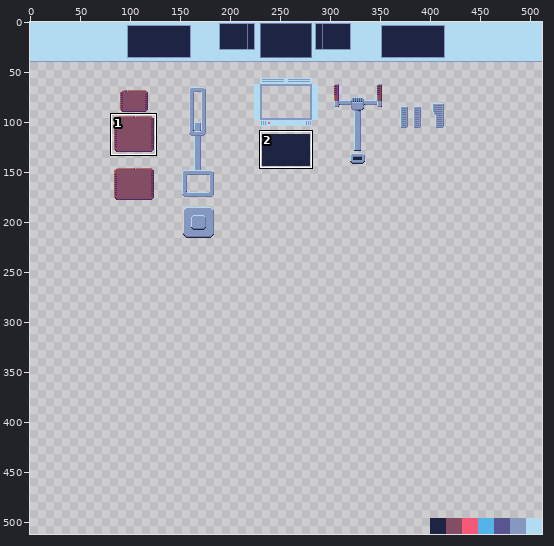
Pixel-art file, stored at level/spaceship/materials/cockpit.aseprite. The picture above shows the old version from afar; the outline marks the close-up.
Close-up. Before the edit:
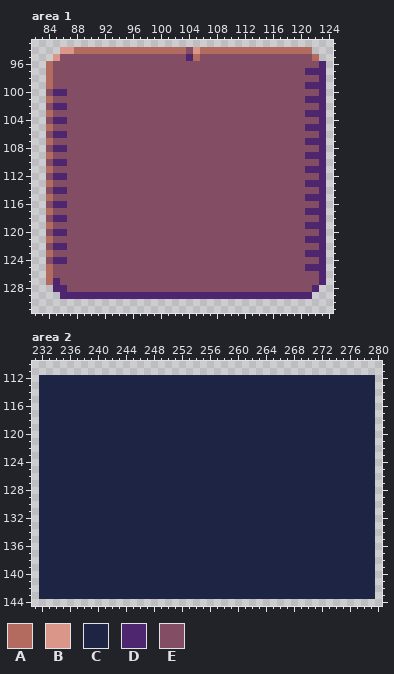
512x512 pixels, 1 frame. Colours within 5 levels of each other are drawn and written as one. Shown: area 1: x 82..124, y 93..131; area 2: x 231..280, y 110..144. The commit also changed other parts of the picture, which this record leaves out.
Palette (. is transparent): A #b36b60  B #d99689  C #1d2444  D #4d266f  E #834d64
After:
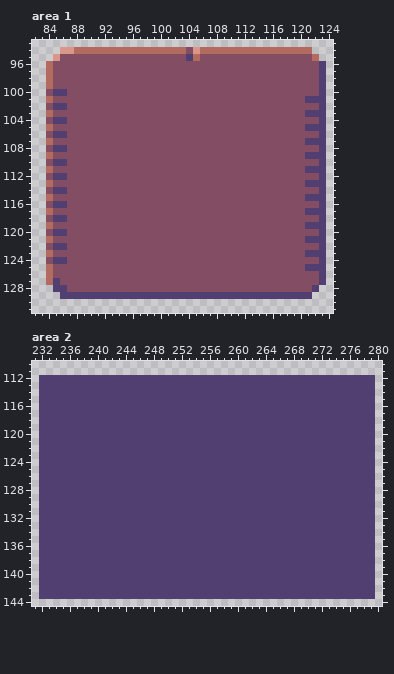
Edits made:
Colour C changes from #1d2444 to #513f71.
Area 1:
Colour D gives way to colour C in row 95 at x 104; in rows 96 to 99 at x 123; in row 100 at x 85 to 86 and 123; in row 101 at x 121 to 123; in row 102 at x 85 to 86 and 123; in row 103 at x 121 to 123.
Colour D gives way to colour C in row 104 at x 85 to 86 and 123; in row 105 at x 121 to 123; in row 106 at x 85 to 86 and 123; in row 107 at x 121 to 123; in row 108 at x 85 to 86 and 123; in row 109 at x 121 to 123.
Colour D gives way to colour C in row 110 at x 85 to 86 and 123; in row 111 at x 121 to 123; in row 112 at x 85 to 86 and 123; in row 113 at x 121 to 123; in row 114 at x 85 to 86 and 123; in row 115 at x 121 to 123.
Colour D gives way to colour C in row 116 at x 85 to 86 and 123; in row 117 at x 121 to 123; in row 118 at x 85 to 86 and 123; in row 119 at x 121 to 123; in row 120 at x 85 to 86 and 123; in row 121 at x 121 to 123.
Colour D gives way to colour C in row 122 at x 85 to 86 and 123; in row 123 at x 121 to 123; in row 124 at x 85 to 86 and 123; in row 125 at x 121 to 123; in row 126 at x 123; in row 127 at x 85 and 123.
Colour D gives way to colour C in row 128 at x 85 to 86 and 122; in row 129 at x 86 to 121.
Colour D gives way to colour E in row 97 at x 121 to 122; in row 99 at x 121 to 122.
Pixel boxes of the changes (left, top, right, bottom) in both close-ups:
changed: (186, 54, 193, 61)
changed: (53, 61, 326, 299)
changed: (39, 375, 375, 599)
